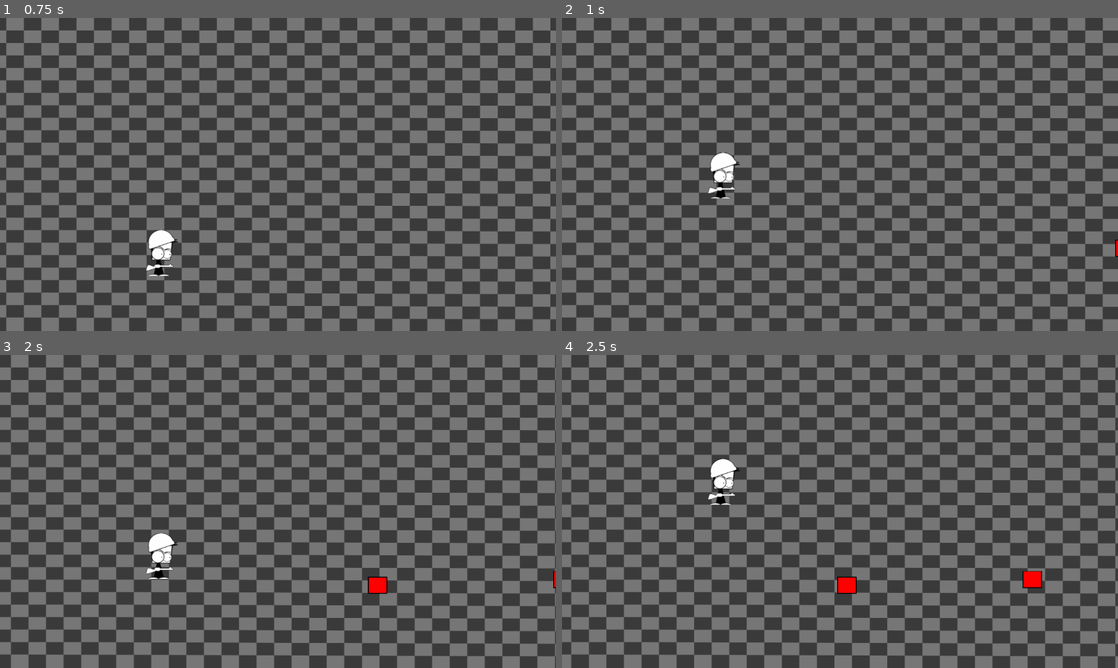
Above: before the commit, frames 1-4 (two rows, left to right).
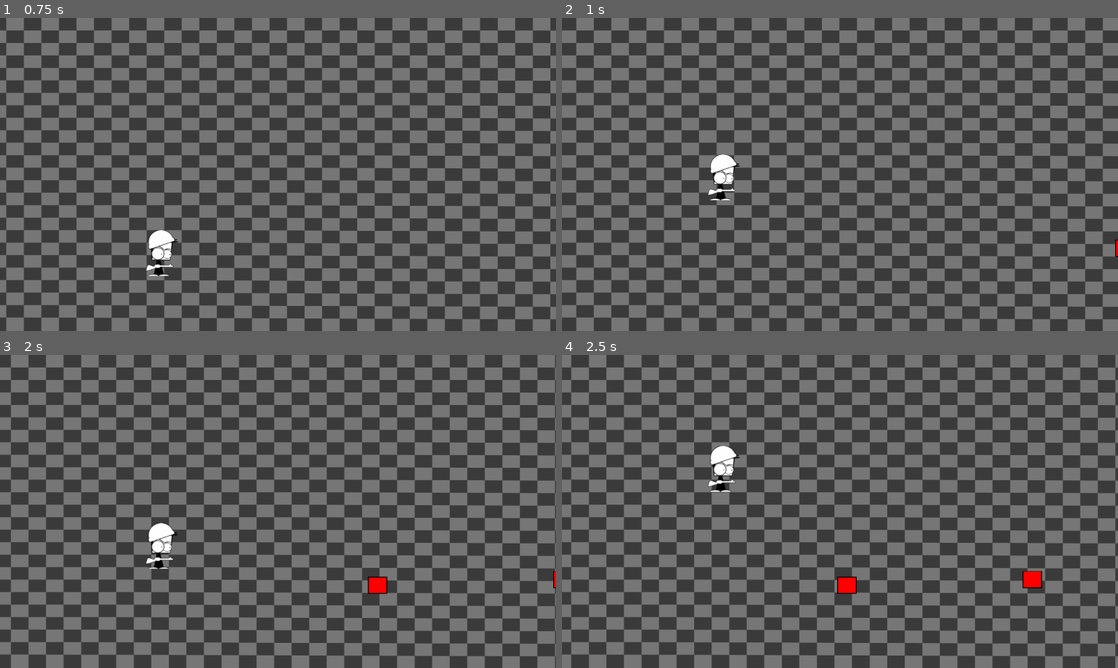
Above: after the commit, the same moments.

Repository: codedpalette/jetpack-joyride
Game: Godot game, scene res://main.tscn
The game is run twice, just before and just after one commit, with the same random seed, the same clock (stepped at 60 frames per second) and the same inputs.
Inputs (mouse positions are in pixels of both pictures, inside the frame that each line leads up to):
- Up to frame 1 (0.75 s): move the mouse to (400, 158) at 0.52 s; press the mouse at (400, 158) at 0.53 s
- Up to frame 2 (1 s): no input
- Up to frame 3 (2 s): move the mouse to (166, 527) at 1.27 s; release the mouse at (166, 527) at 1.28 s; click (166, 527) at 1.35 s
- Up to frame 4 (2.5 s): move the mouse to (895, 442) at 2.02 s; press the mouse at (895, 442) at 2.03 s

Frame 1 is identical in both runs. In frame 2, 0.3% of the frame differs, in the area x 26-32%, y 42-59%; in frame 3, 0.5%; in frame 4, 0.6%, in the area x 26-32%, y 29-48%.

Commit message:
Decrease max player velocity

Diff:
--- a/entities/player/player.gd
+++ b/entities/player/player.gd
@@ -3,7 +3,7 @@
 
 const JUMP_FORCE := 2000.0
 const GRAVITY := 2000.0
-const MAX_VELOCITY := 1000.0
+const MAX_VELOCITY := 800.0
 
 func _input(event: InputEvent) -> void:
     if event.is_action_pressed("shoot"):
